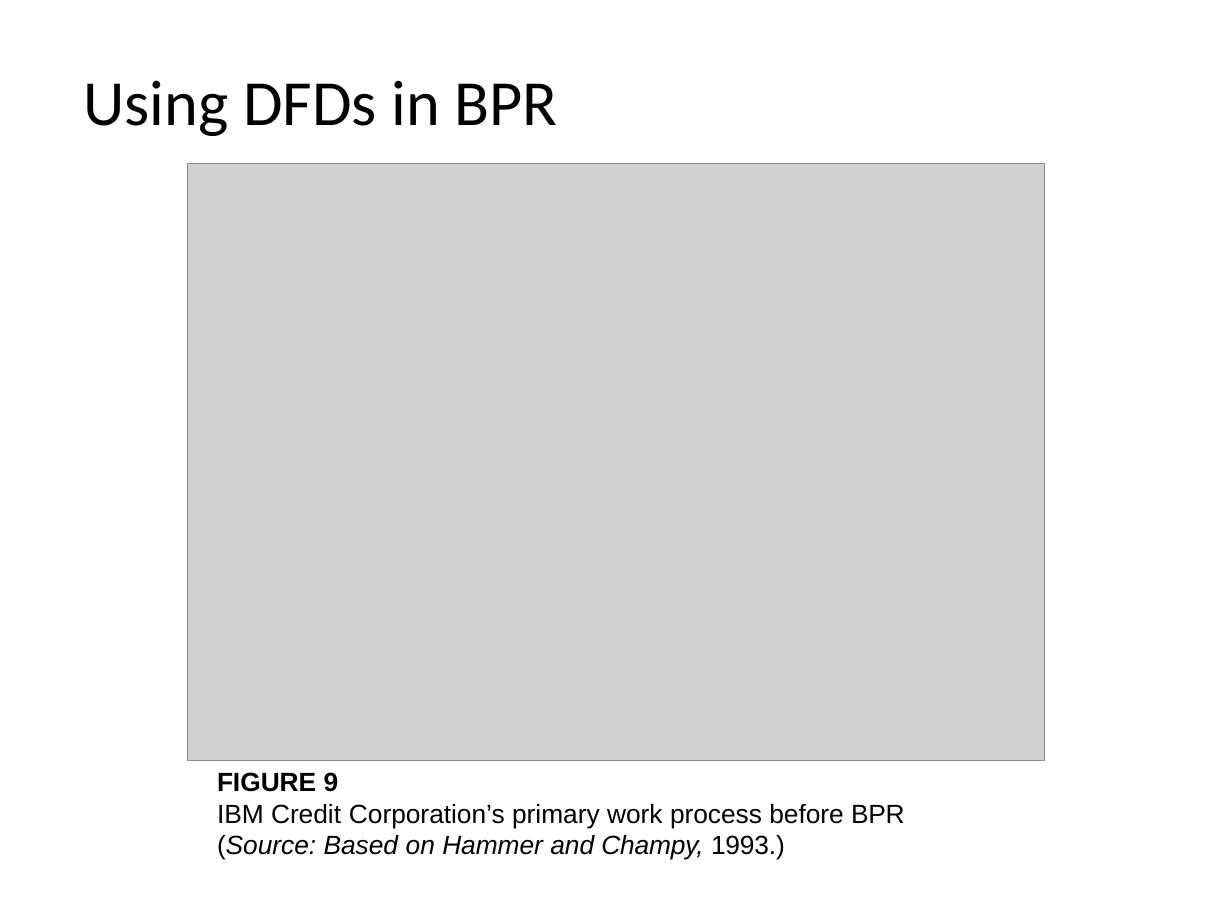
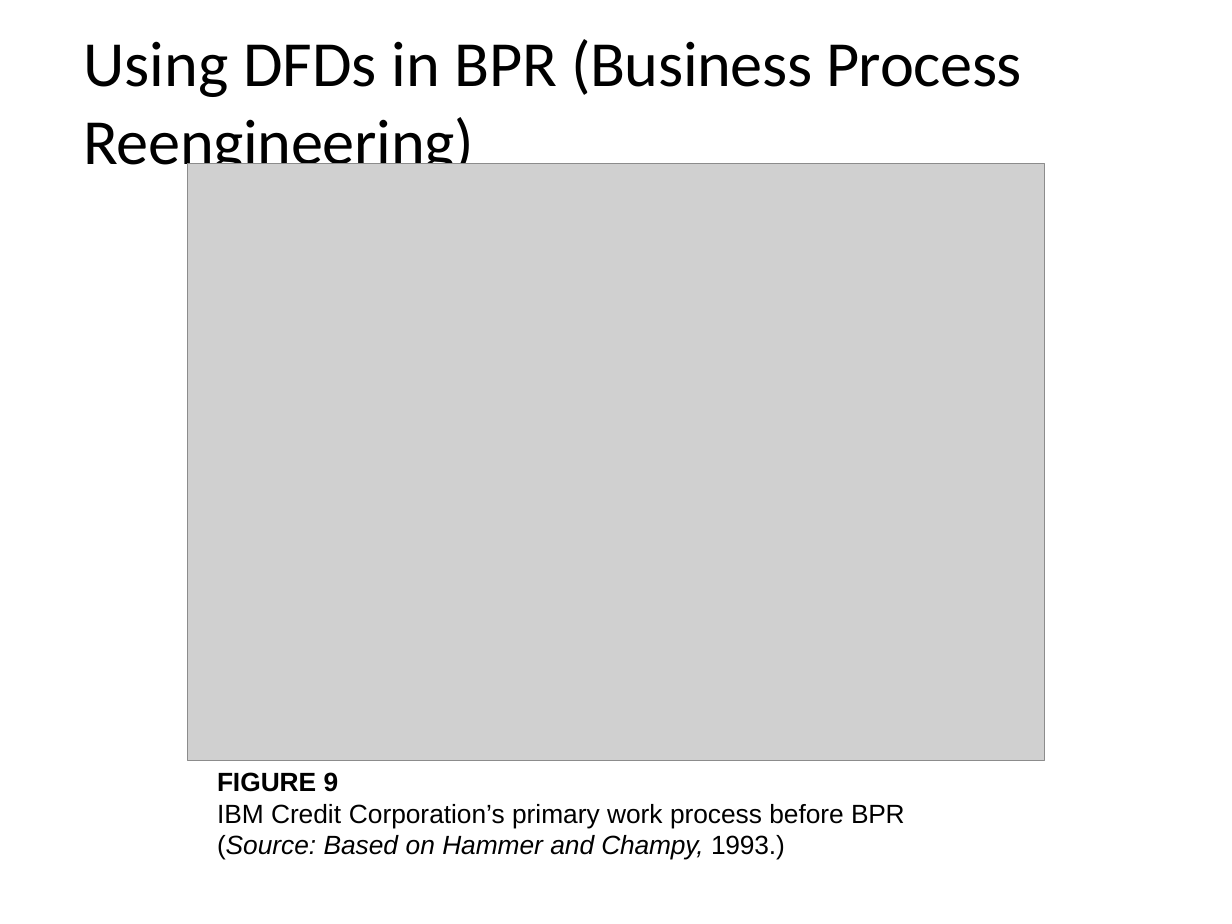
Before and after one commit to weiliang1995/UPM-Master-Software-Engineering-Course, a slide deck: slide 38 of SWE5300/Chapter 3-2 Software Analysis Requirements.pptx (slide 37 before the commit). Drawn at 1232x924 pixels with LibreOffice and Linux fonts; fonts in the diff are those of the drawing; grey boxes stand for pictures. Boxes give left, top, right and bottom in pixels: in the first picture for what was removed or moved away, otherwise in the second. Text is boxed around its words. In the diff, an @@ line names an element or a change of style, - is before the commit and + after.

```diff
--- a/SWE5300/Chapter 3-2 Software Analysis Requirements.pptx
+++ b/SWE5300/Chapter 3-2 Software Analysis Requirements.pptx
@@ title at [84,39,1022,179]: text changed @@
-Using DFDs in BPR
+Using DFDs in BPR (Business Process Reengineering)
```
Also in this commit, not shown: 7 other slides changed, 9 slides added, 5 slides removed, 4 other files.
